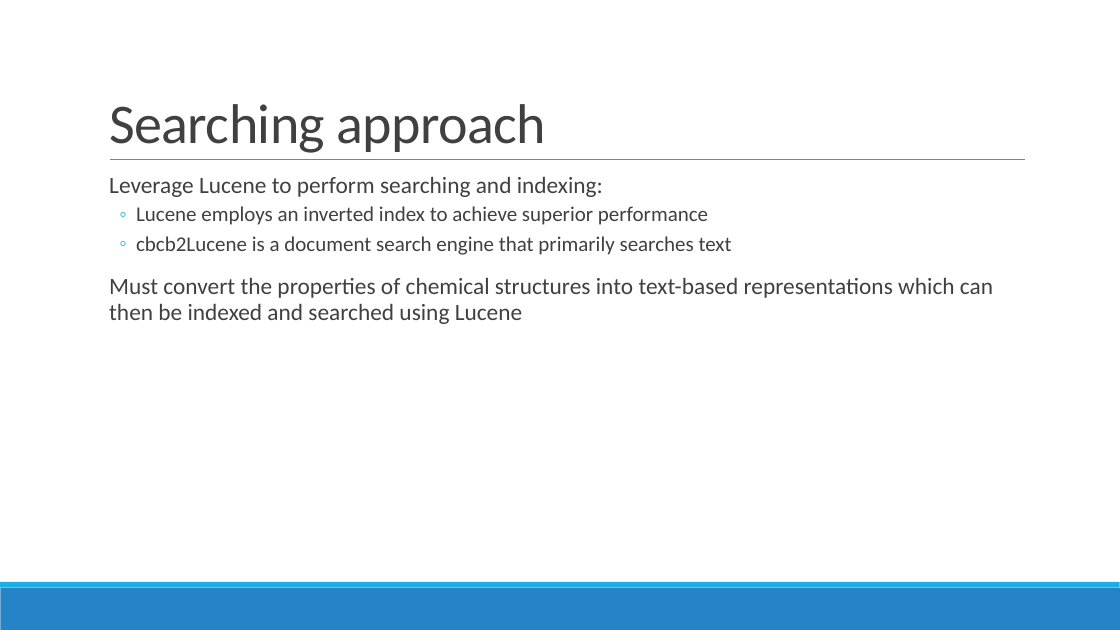
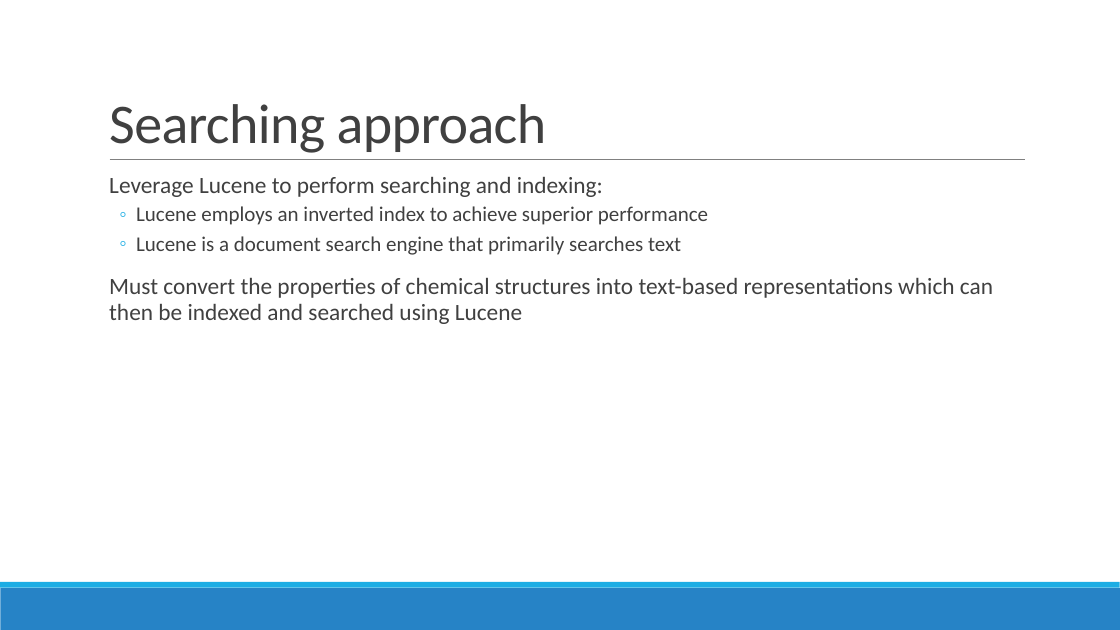
Before and after one commit to jvaneikeren/ChemicalStructureSearchingDemo, a slide deck: slide 8 of Presentation.pptx. Drawn at 1120x630 pixels with LibreOffice and Linux fonts; fonts in the diff are those of the drawing. Boxes give left, top, right and bottom in pixels: in the first picture for what was removed or moved away, otherwise in the second. Text is boxed around its words. In the diff, an @@ line names an element or a change of style, - is before the commit and + after.

Commit message:
Updated presentation

```diff
--- a/Presentation.pptx
+++ b/Presentation.pptx
@@ text at (136,236,681,255): text changed @@
-  ◦ cbcb2Lucene is a document search engine that primarily searches text
+  ◦ Lucene is a document search engine that primarily searches text
```
